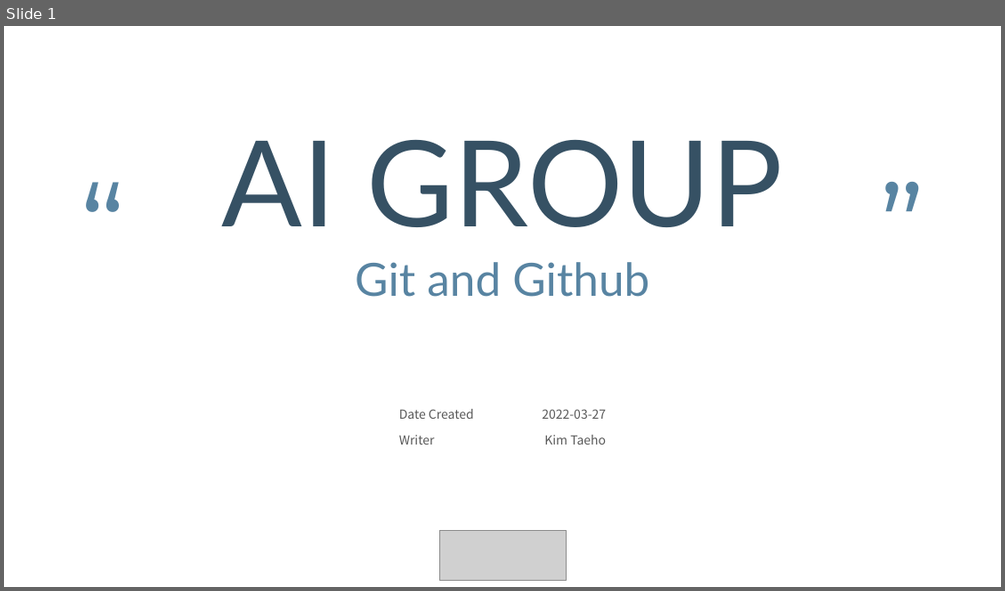
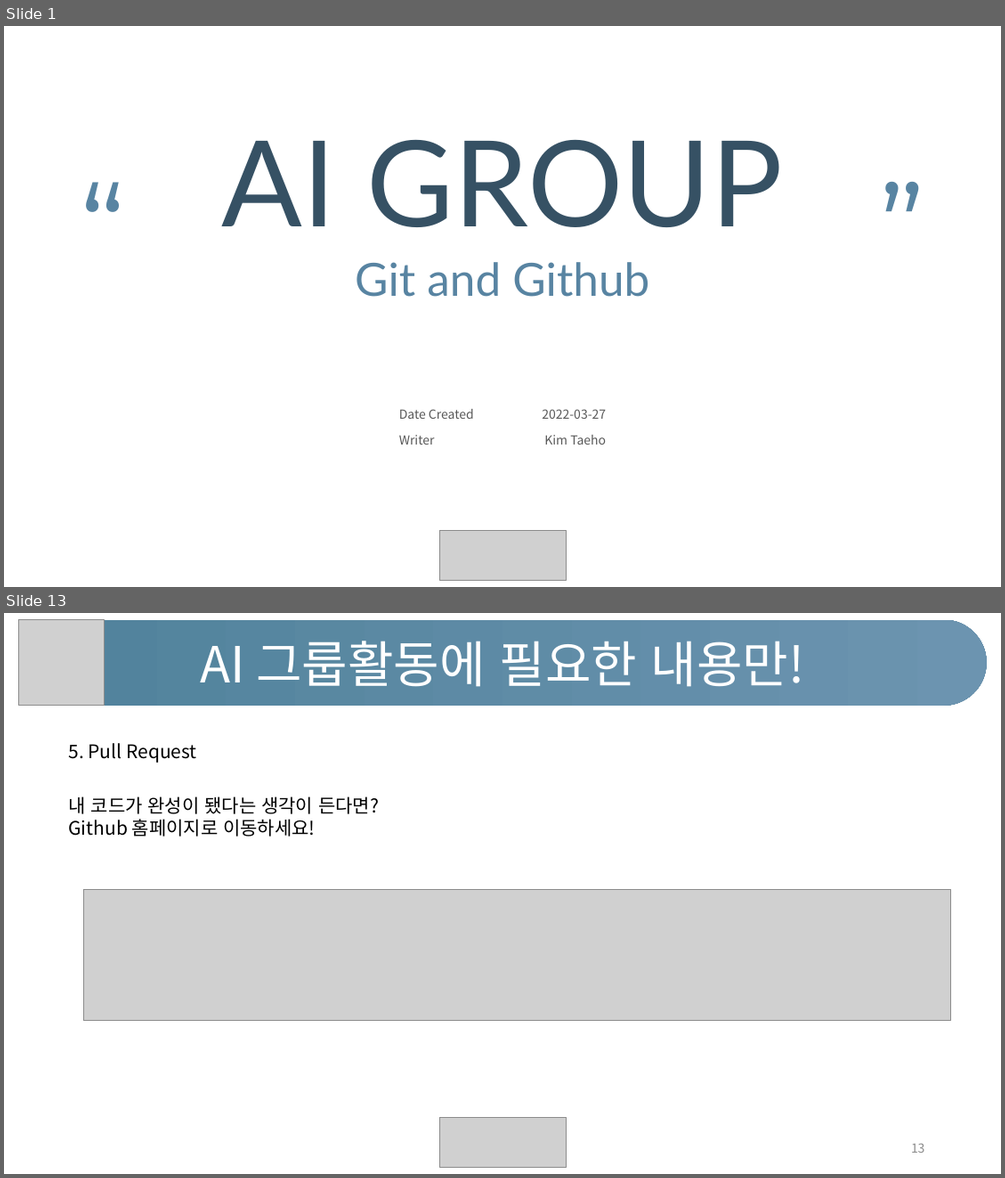
Before and after one commit to 2022-Semtle/AI, a slide deck: slide/public/20220327-Git-and-Github.pptx. Shown one above the other, each under a label of ours: slide 1 before the commit, slides 1 and 13 after it; the slides between them are not shown. The pictures are 1005x591 and 1005x1178 pixels, drawn with LibreOffice and Linux fonts; fonts in the diff are those of the drawing; grey boxes stand for pictures. Boxes give left, top, right and bottom in pixels: in the first picture for what was removed or moved away, otherwise in the second. Text is boxed around its words. In the diff, an @@ line names an element or a change of style, - is before the commit and + after.

Commit message:
Modified Git-and-Github.pptx, 수업 자료 최신화

```diff
--- a/slide/public/20220327-Git-and-Github.pptx
+++ b/slide/public/20220327-Git-and-Github.pptx
@@ slide 13 added at (4, 613, 1001, 1174), background #FFFFFF @@
@@ rounded rectangle added at (18, 620, 987, 705), fill gradient #50829B to #6C94B0, 48 pt, text #FFFFFF @@
+AI 그룹활동에 필요한 내용만!
@@ picture added at (18, 620, 104, 705) @@
@@ text added at (69, 743, 196, 763), 18 pt, text #000000 @@
+5. Pull Request
@@ text added at (69, 796, 379, 836), 18 pt, text #000000 @@
+내 코드가 완성이 됐다는 생각이 든다면?
+Github 홈페이지로 이동하세요!
@@ picture added at (83, 890, 951, 1021) @@
@@ picture added at (439, 1118, 566, 1167) @@
@@ page number added at (911, 1143, 925, 1152), 12 pt, text #8C8C8C @@
+13
```
Also in this commit, not shown: 17 other slides added, 1 slide removed.
